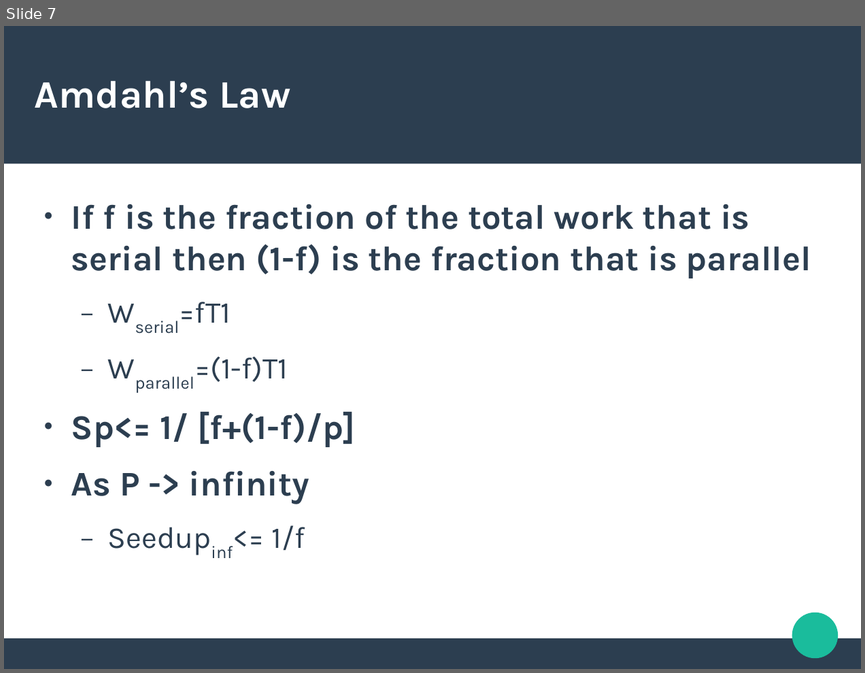
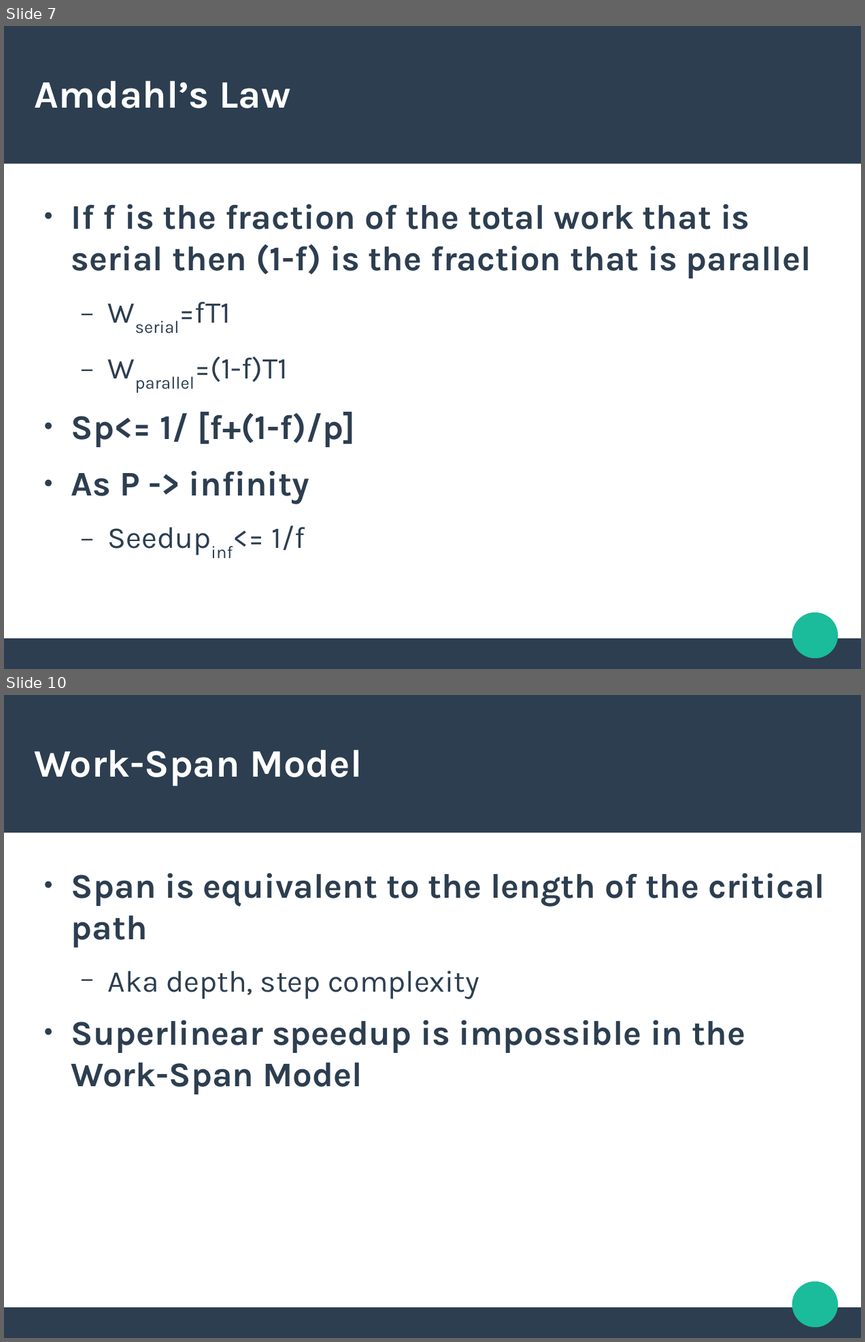
Before and after one commit to josephkehoe/CDD101, a slide deck: Concurrency/Slides/09Performance.odp. Shown one above the other, each under a label of ours: slide 7 before the commit, slides 7 and 10 after it; the slides between them are not shown. The pictures are 865x673 and 865x1342 pixels, drawn with LibreOffice and Linux fonts; fonts in the diff are those of the drawing. Boxes give left, top, right and bottom in pixels: in the first picture for what was removed or moved away, otherwise in the second. Text is boxed around its words. In the diff, an @@ line names an element or a change of style, - is before the commit and + after.

```diff
--- a/Concurrency/Slides/09Performance.odp
+++ b/Concurrency/Slides/09Performance.odp
@@ slide 10 added at (x1=4, y1=695, x2=861, y2=1338), background #FFFFFF; not listed: 3 template elements that a slide beside it also shows @@
@@ title added at (x1=35, y1=749, x2=362, y2=786), 36 pt, text #FFFFFF, bold @@
+Work-Span Model
@@ text added at (x1=71, y1=873, x2=825, y2=1094), 32 pt, text #2C3E50, bold @@
+● Span is equivalent to the length of the critical path
+  − Aka depth, step complexity
+● Superlinear speedup is impossible in the Work-Span Model
```
Also in this commit, not shown: 2 other slides added.
